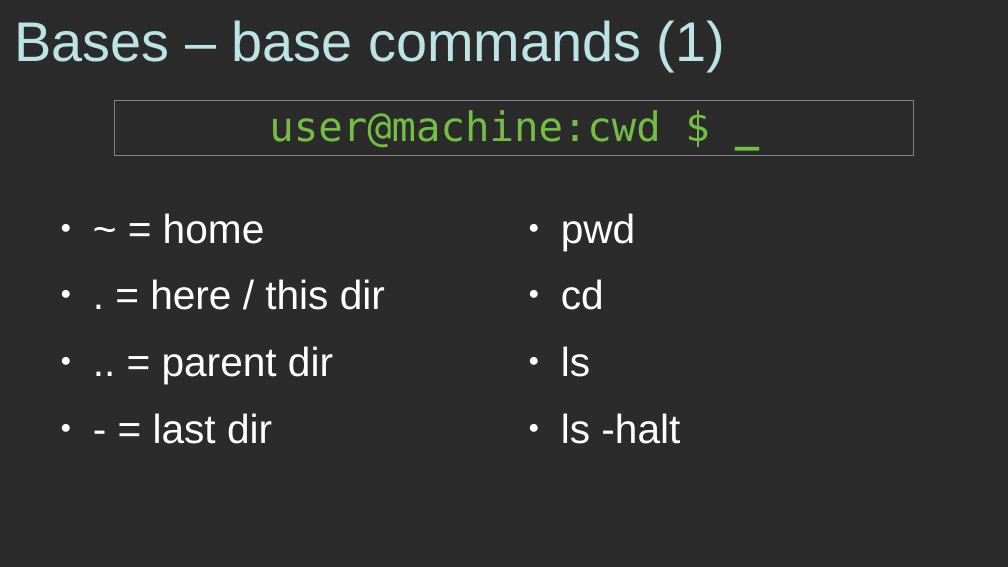
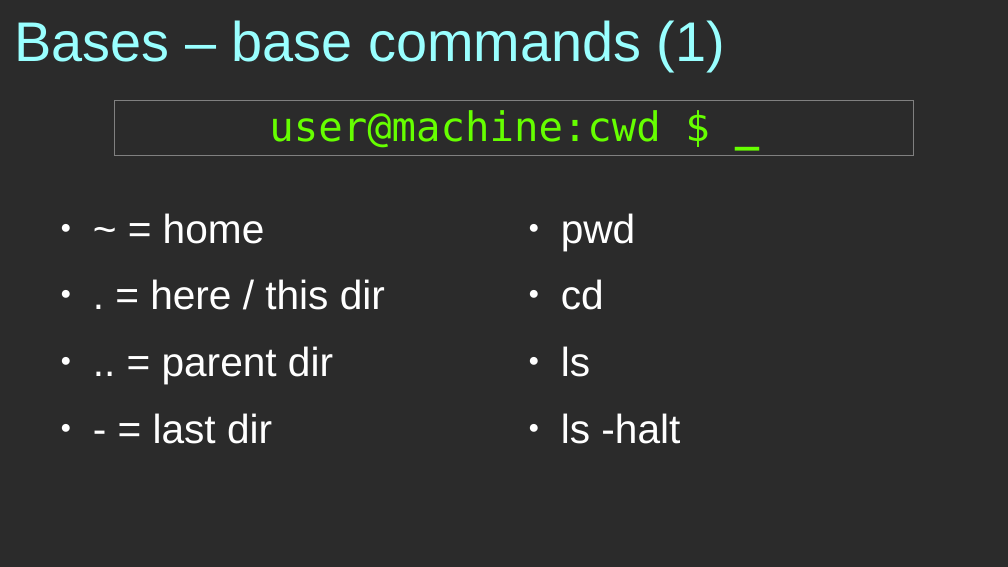
Before and after one commit to 3nrique0/tutorials, a slide deck: slide 4 of qse_qsub/qsub.odp. Drawn at 1008x567 pixels with LibreOffice and Linux fonts; fonts in the diff are those of the drawing; background and template pictures are left out; a plain dark background stands for a picture behind light text. Boxes give left, top, right and bottom in pixels: in the first picture for what was removed or moved away, otherwise in the second. Text is boxed around its words. In the diff, an @@ line names an element or a change of style, - is before the commit and + after.

```diff
--- a/qse_qsub/qsub.odp
+++ b/qse_qsub/qsub.odp
@@ title "Bases – base commands (1)" at box(14, 20, 725, 71): text colour #BCE4E5 to #99FFFF @@
@@ text "user@machine:cwd $ _" at box(115, 101, 915, 155): text colour #72BF44 to #66FF00 @@
```
Also in this commit, not shown: 9 other slides changed, 6 slides added.
